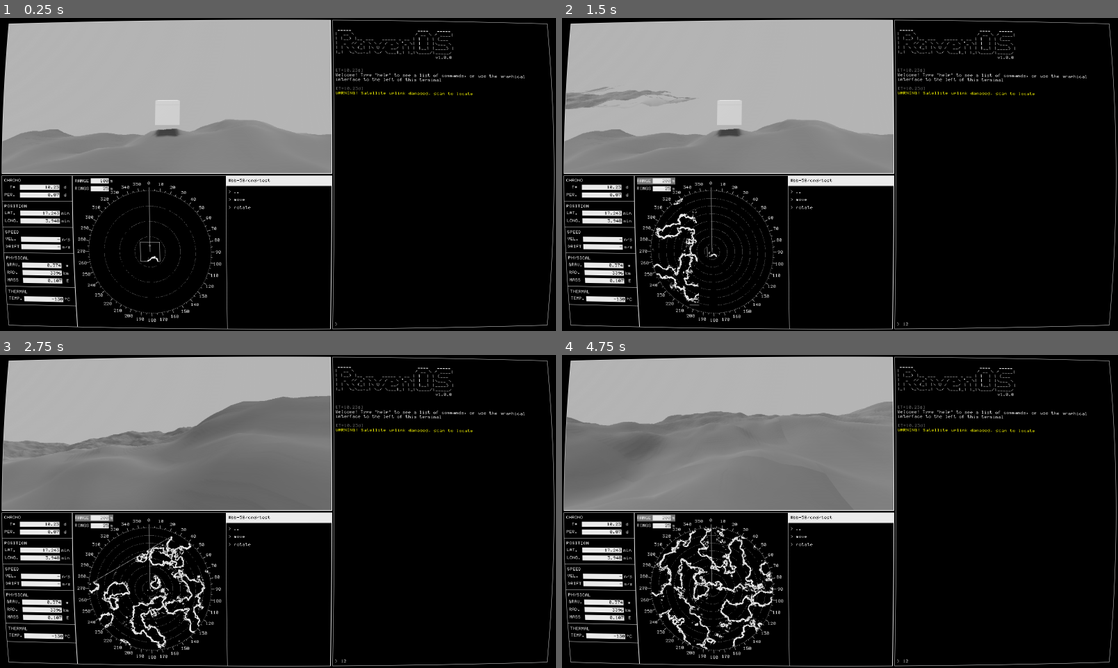
Above: before the commit, frames 1-4 (two rows, left to right).
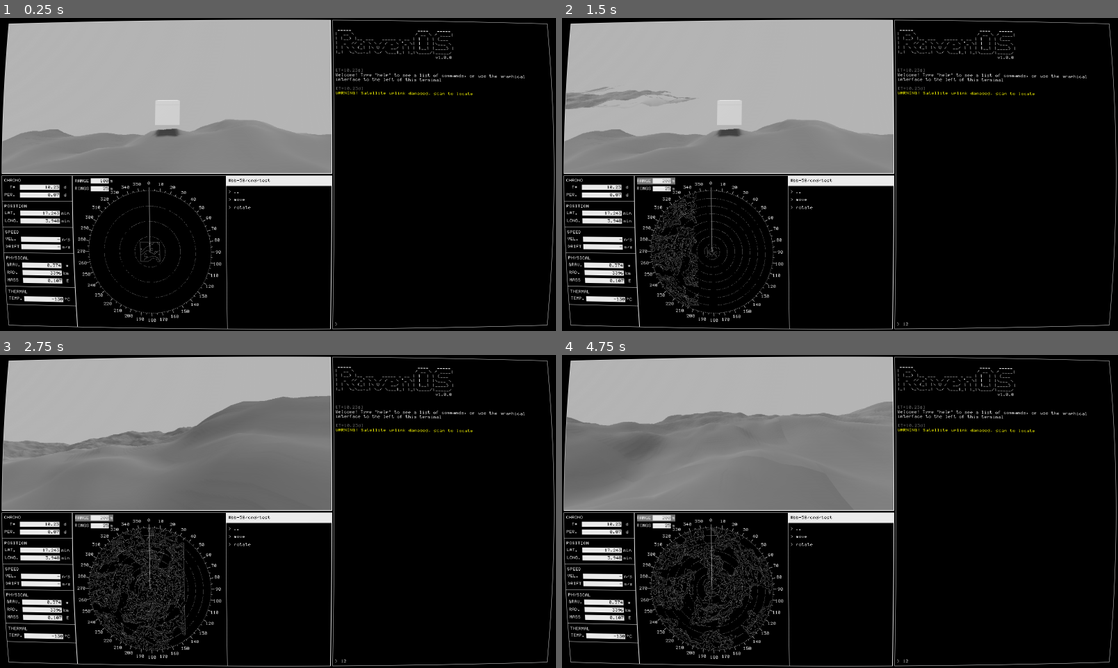
Above: after the commit, the same moments.

Repository: ogilliland/space-rover-game
Game: Godot game, scene res://scenes/main.tscn
Two runs of this game, one before a commit and one after it. Both use one fixed random seed, a clock stepped at 60 frames per second and the inputs below.
Inputs (mouse positions are in pixels of both pictures, inside the frame that each line leads up to):
- Up to frame 1 (0.25 s): no input
- Up to frame 2 (1.5 s): click (1006, 324) at 0.52 s; type "12" at 0.6 s; click (656, 180) at 1.27 s
- Up to frame 3 (2.75 s): hold D (move_right) from 2.03 s (still down)
- Up to frame 4 (4.75 s): release D (move_right) at 2.78 s; hold S (move_down) 2.78-3.53 s; hold D (move_right) 3.53-4.28 s; hold W (move_up) from 4.28 s (still down)

The runs differ from the first frame. In frame 1, less than 0.1% of the frame differs, in the area x 25-29%, y 71-78%; in frame 2, 1.0%; in frame 3, 2.7%; in frame 4, 3.0%, in the area x 16-38%, y 55-95%.

Commit message:
Improved radar countouring

Diff:
--- a/materials/depth_texture.gdshader
+++ b/materials/depth_texture.gdshader
@@ -1,8 +1,10 @@
 shader_type spatial;
 render_mode unshaded, depth_test_disable;
 
+uniform float contour_height = 2.0; // meters
+uniform vec4 contour_color : hint_color;
+
 const float outline_thickness = 1.0;
-const float depth_sensitivity = 0.05;
 
 void vertex() {
 	POSITION = vec4(VERTEX, 1.0);
@@ -32,14 +34,10 @@
 	float depth_sample2 = get_depth(uv2, DEPTH_TEXTURE, INV_PROJECTION_MATRIX);
 	float depth_sample3 = get_depth(uv3, DEPTH_TEXTURE, INV_PROJECTION_MATRIX);
 
-	float depth_diff0 = depth_sample1 - depth_sample0;
-	float depth_diff1 = depth_sample3 - depth_sample2;
-	float edge_depth = sqrt(pow(depth_diff0, 2) + pow(depth_diff1, 2)) * 100.0;
-	float depth_threshold = (1.0/depth_sensitivity) * depth_sample0;
-	edge_depth = edge_depth > depth_threshold ? 1.0 : 0.0;
-
-	if(edge_depth == 1.0) {
-		ALBEDO = vec3(1);
+	float edge0 = floor(depth_sample1 / contour_height);
+	float edge1 = floor(depth_sample3 / contour_height);
+	if(depth_sample0 < edge0 * contour_height || depth_sample0 > (edge0 + 1.0) * contour_height || depth_sample2 < edge1 * contour_height ||  depth_sample2 > (edge1 + 1.0) * contour_height) {
+		ALBEDO = contour_color.rgb;
 	} else {
 		ALBEDO = vec3(0);
 	}
--- a/scenes/gui/radar.tscn
+++ b/scenes/gui/radar.tscn
@@ -8,13 +8,14 @@
 [ext_resource path="res://materials/depth_texture.gdshader" type="Shader" id=7]
 [ext_resource path="res://scripts/gui/radar_numbers.gd" type="Script" id=8]
 [ext_resource path="res://scripts/gui/viewport_container.gd" type="Script" id=9]
-[ext_resource path="res://scenes/postprocess/depth_texture.tscn" type="PackedScene" id=10]
 
 [sub_resource type="QuadMesh" id=1]
 size = Vector2( 2, 2 )
 
 [sub_resource type="ShaderMaterial" id=2]
 shader = ExtResource( 7 )
+shader_param/contour_height = 2.0
+shader_param/contour_color = Color( 0.501961, 0.501961, 0.501961, 1 )
 
 [node name="Radar" type="Control"]
 anchor_bottom = 0.5
@@ -92,8 +93,11 @@
 projection = 1
 size = 250.0
 script = ExtResource( 3 )
+copy_rotation = false
 
-[node name="DepthTexture" parent="ViewportContainer/Viewport/Camera" instance=ExtResource( 10 )]
+[node name="DepthTexture" type="MeshInstance" parent="ViewportContainer/Viewport/Camera"]
+layers = 1024
+extra_cull_margin = 16384.0
 mesh = SubResource( 1 )
 material/0 = SubResource( 2 )
 
--- a/scenes/postprocess/depth_texture.tscn
+++ /dev/null
@@ -1,15 +0,0 @@
-[gd_scene load_steps=4 format=2]
-
-[ext_resource path="res://materials/depth_texture.gdshader" type="Shader" id=1]
-
-[sub_resource type="QuadMesh" id=1]
-size = Vector2( 2, 2 )
-
-[sub_resource type="ShaderMaterial" id=2]
-shader = ExtResource( 1 )
-
-[node name="DepthTexture" type="MeshInstance"]
-layers = 1024
-extra_cull_margin = 16384.0
-mesh = SubResource( 1 )
-material/0 = SubResource( 2 )
--- a/scripts/camera.gd
+++ b/scripts/camera.gd
@@ -1,7 +1,11 @@
 extends Camera
 
 export var target : NodePath
+export var copy_rotation : bool = true
 
 func _physics_process(_delta : float) -> void:
 	if target:
-		global_transform = get_node(target).global_transform
+		if copy_rotation:
+			global_transform = get_node(target).global_transform
+		else:
+			global_transform.origin = get_node(target).global_transform.origin
Not shown: 1 places in scenes/gui/radar.tscn that only renumber resources
